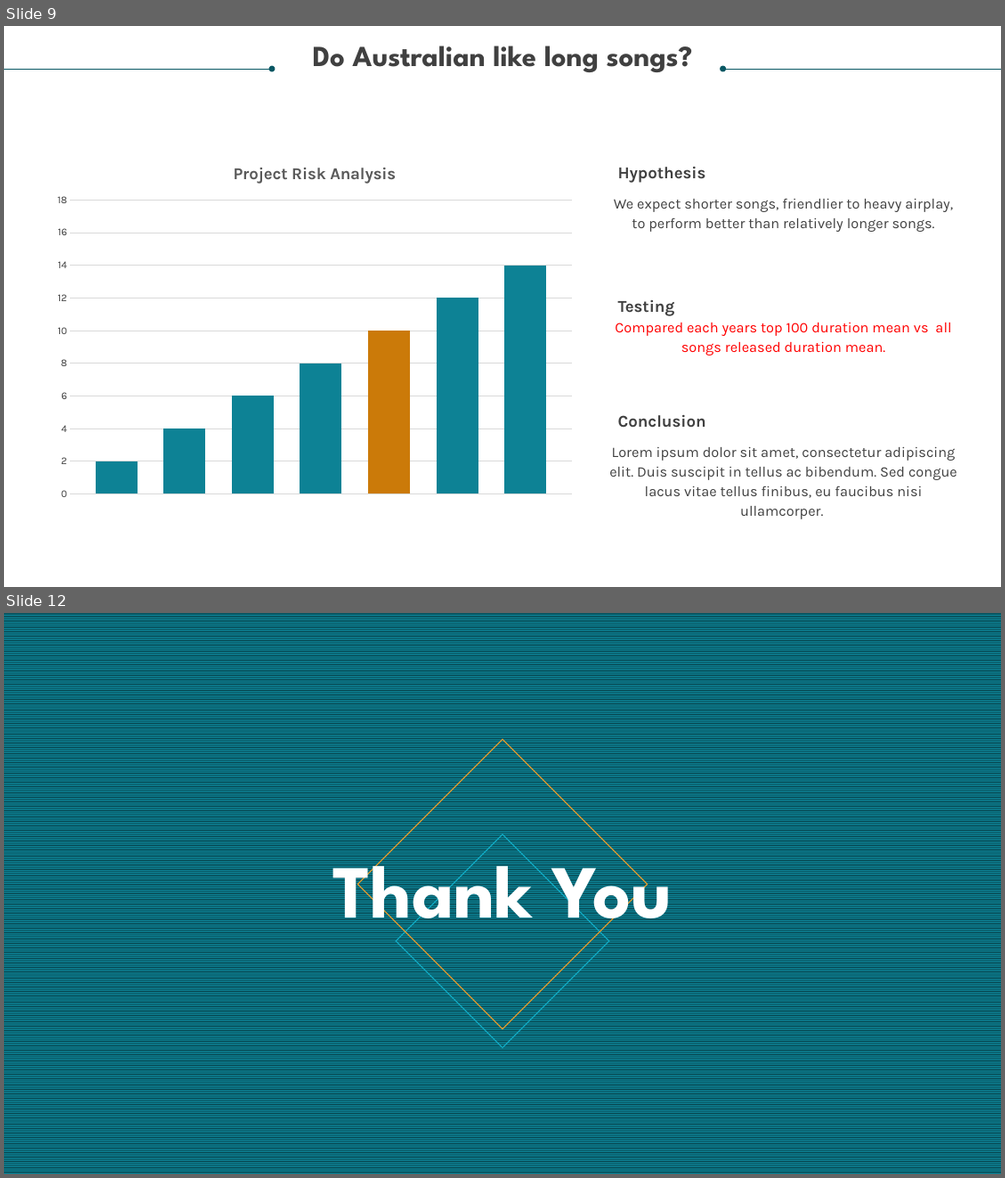
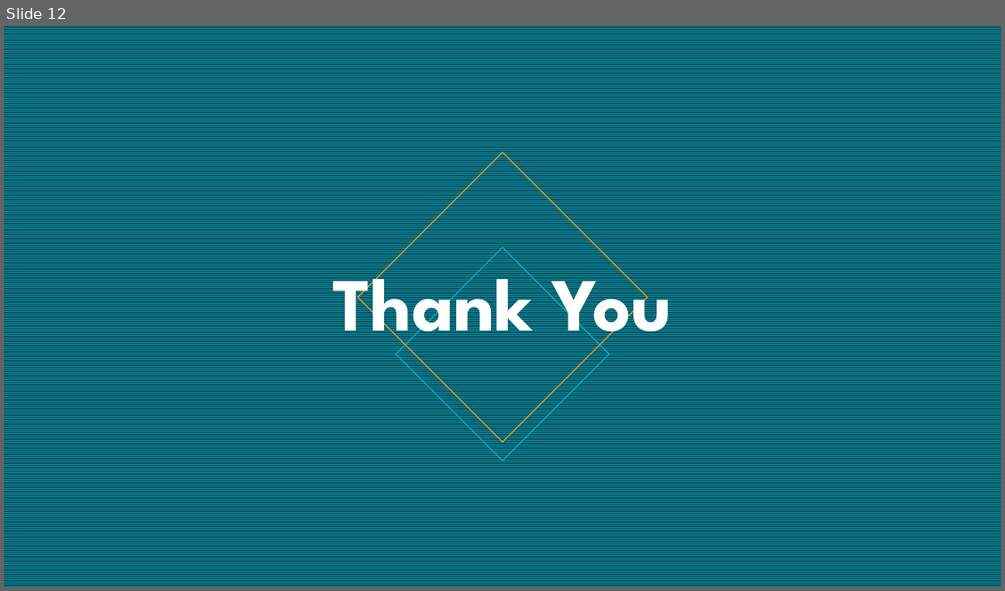
Before and after one commit to relaernu/project_1, a slide deck: Dancing Through The Decades - Final Draft.pptx. Shown one above the other, each under a label of ours: slides 9 and 12 before the commit, slide 12 after it; the slides between them are not shown. The pictures are 1005x1178 and 1005x591 pixels, drawn with LibreOffice and Linux fonts; fonts in the diff are those of the drawing. Boxes give left, top, right and bottom in pixels: in the first picture for what was removed or moved away, otherwise in the second. Text is boxed around its words. In the diff, an @@ line names an element or a change of style, - is before the commit and + after.

```diff
--- a/Dancing Through The Decades - Final Draft.pptx
+++ b/Dancing Through The Decades - Final Draft.pptx
@@ slide 9 removed at <box>4,26,1001,587</box>, background #FFFFFF @@
@@ text removed at <box>313,46,693,72</box> @@
-Do Australian like long songs?
@@ arrow removed from (4, 69) to (272, 69) @@
@@ arrow removed from (1001, 69) to (722, 69) @@
@@ column chart removed at <box>47,150,582,507</box> @@
-title "Project Risk Analysis "
-categories: 1
-Series 1: 2
-Series 2: 4
-Series 3: 6
-Series 4: 8
-Series 5: 10
-Series 6: 12
-Series 7: 14
@@ text removed at <box>618,167,706,183</box> @@
-Hypothesis
@@ text removed at <box>614,198,953,232</box> @@
-We expect shorter songs, friendlier to heavy airplay, to perform better than relatively longer songs.
@@ text removed at <box>618,300,675,316</box> @@
-Testing
@@ text removed at <box>615,322,951,355</box> @@
-Compared each years top 100 duration mean vs all songs released duration mean.
@@ text removed at <box>618,415,706,427</box> @@
-Conclusion
@@ text removed at <box>609,447,957,498</box> @@
-Lorem ipsum dolor sit amet, consectetur adipiscing elit. Duis suscipit in tellus ac bibendum. Sed congue lacus vitae tellus finibus, eu faucibus nisi ullamcorper.
```
Also in this commit, not shown: 5 slides changed, 2 slides added, 8 other slides removed.
